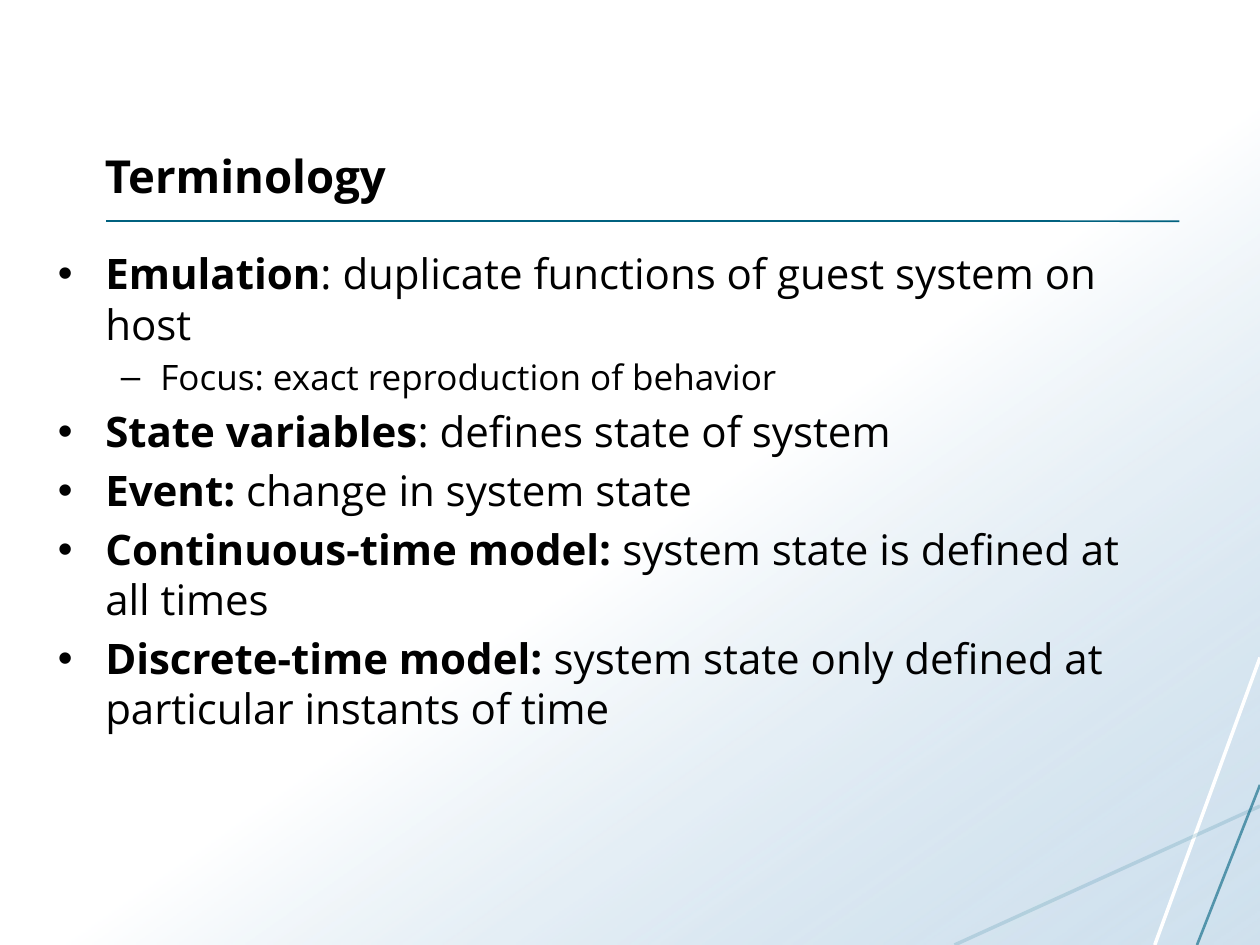
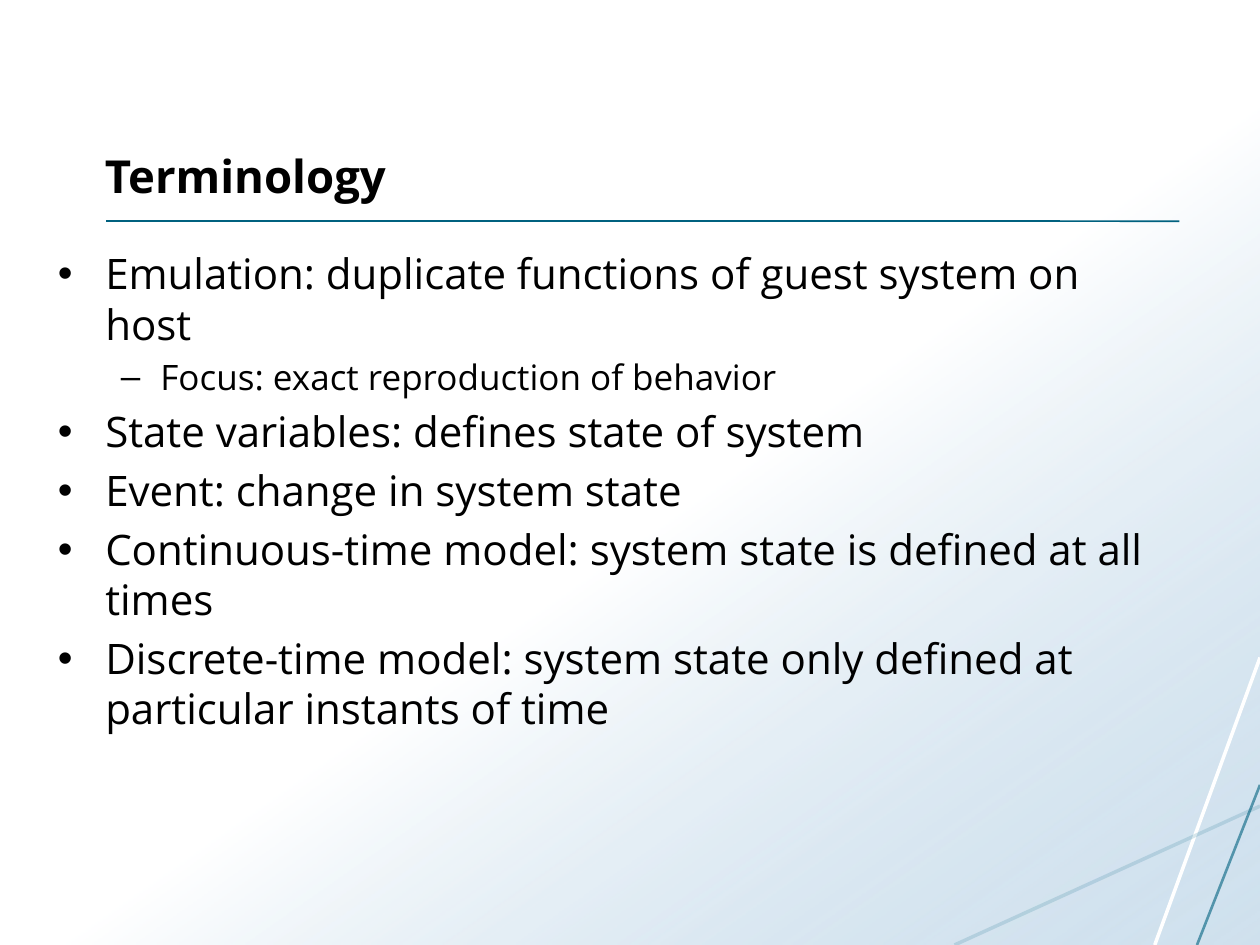
Before and after one commit to uit-inf-2202-f18/uit-inf-2202-f18.github.io, a slide deck: slide 35 of lectures/05-performance-evaluation.pptx. Drawn at 1260x945 pixels with LibreOffice and Linux fonts; fonts in the diff are those of the drawing. Boxes give left, top, right and bottom in pixels: in the first picture for what was removed or moved away, otherwise in the second. Text is boxed around its words. In the diff, an @@ line names an element or a change of style, - is before the commit and + after.

```diff
--- a/lectures/05-performance-evaluation.pptx
+++ b/lectures/05-performance-evaluation.pptx
@@ text at <box>105,257,1143,734</box>: bold off in "Emulation:", "State variables:", "Event:", "Continuous-time model:" and 1 more places @@
```
Also in this commit, not shown: 5 other slides changed, 2 other files.
